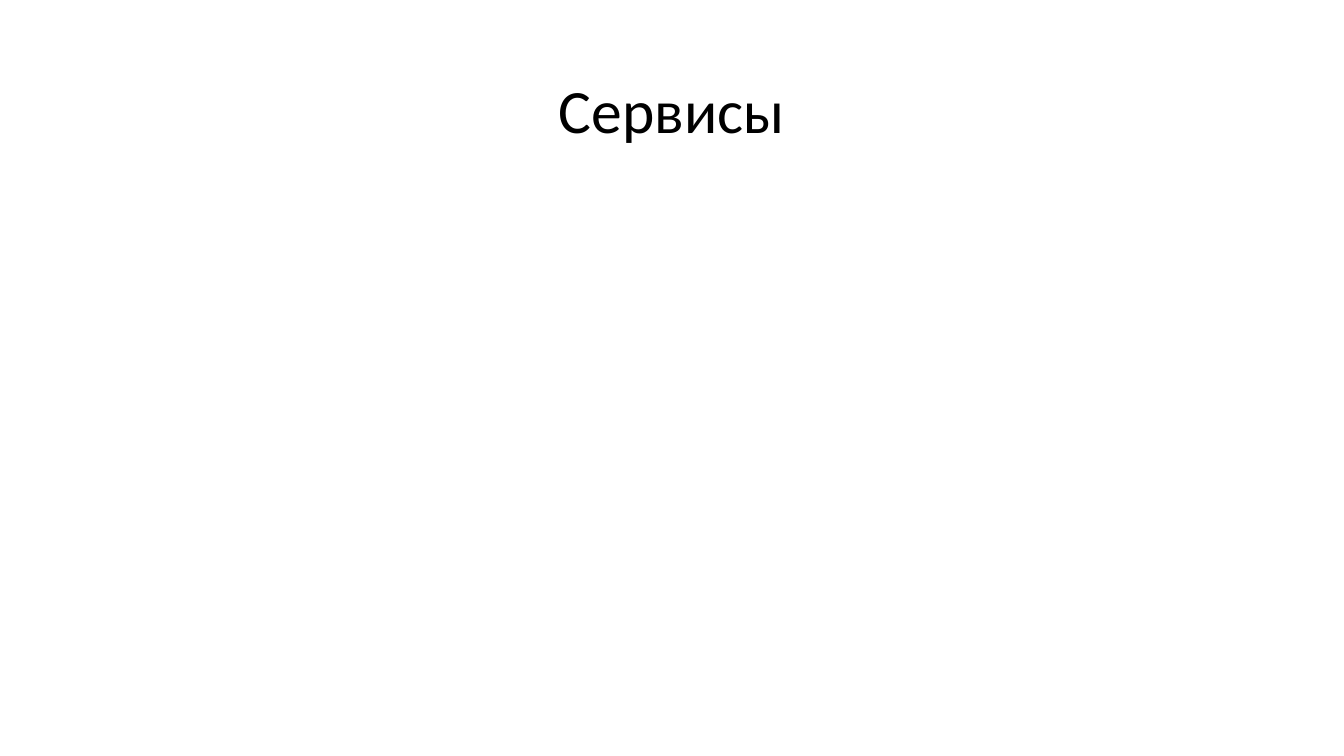
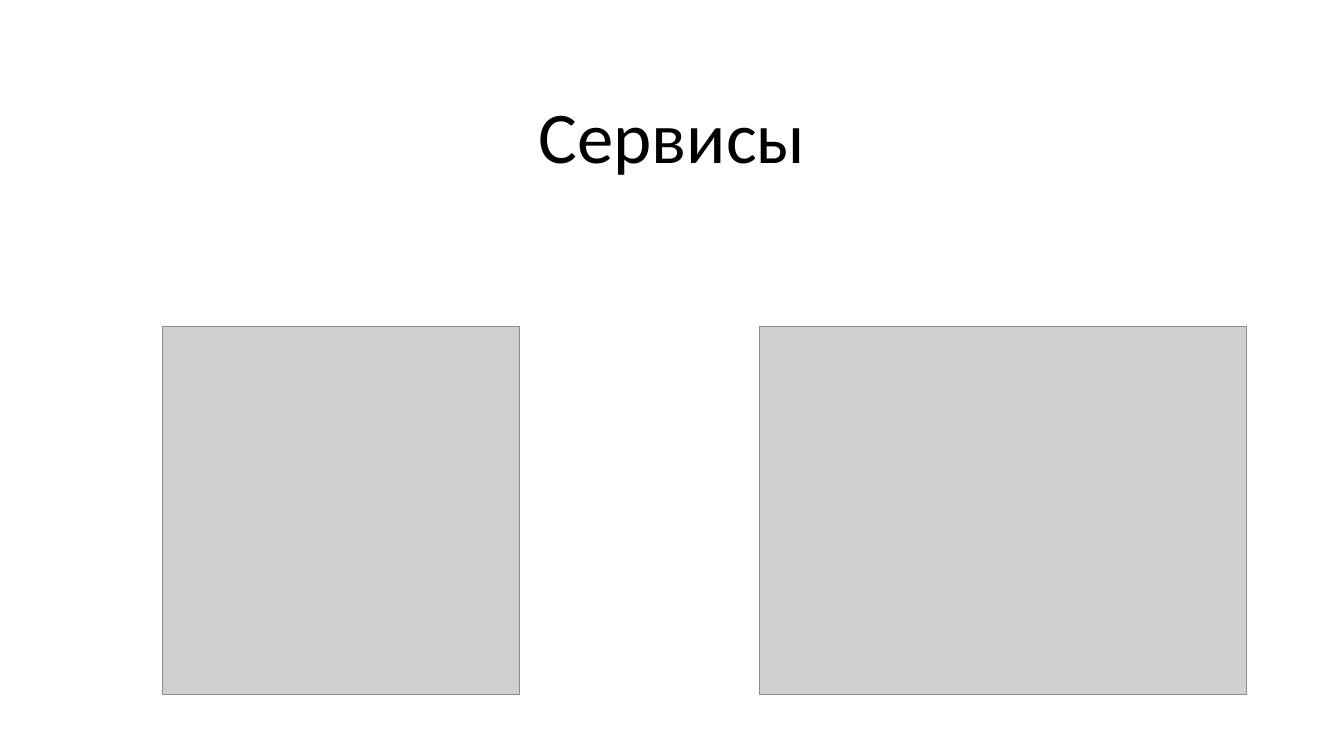
Before and after one commit to deserof/PSP, a slide deck: slide 8 of Course work/defense.pptx. Drawn at 1344x756 pixels with LibreOffice and Linux fonts; fonts in the diff are those of the drawing; grey boxes stand for pictures. Boxes give left, top, right and bottom in pixels: in the first picture for what was removed or moved away, otherwise in the second. Text is boxed around its words. In the diff, an @@ line names an element or a change of style, - is before the commit and + after.

```diff
--- a/Course work/defense.pptx
+++ b/Course work/defense.pptx
@@ title "Сервисы": place and size @@
-title "Сервисы" at box(559, 93, 785, 143)
+title "Сервисы" at box(539, 115, 806, 175)
@@ title "Сервисы" at box(539, 115, 806, 175): size 44 to 52 pt; vertical alignment middle to bottom @@
@@ picture added at box(163, 326, 520, 695) @@
@@ picture added at box(759, 326, 1246, 695) @@
```
Also in this commit, not shown: 11 other slides changed, 2 slides added, 2 slides removed.
